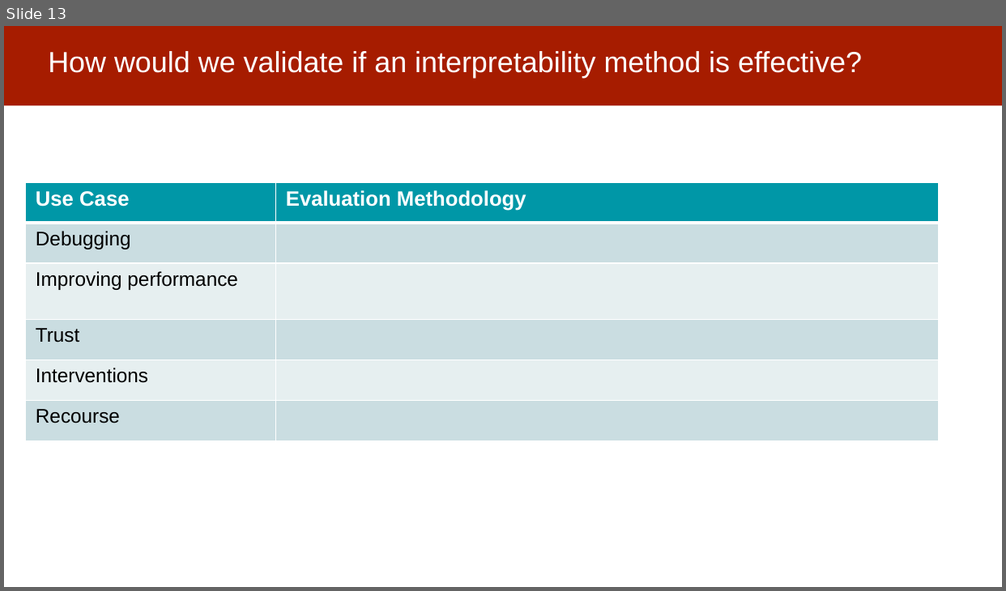
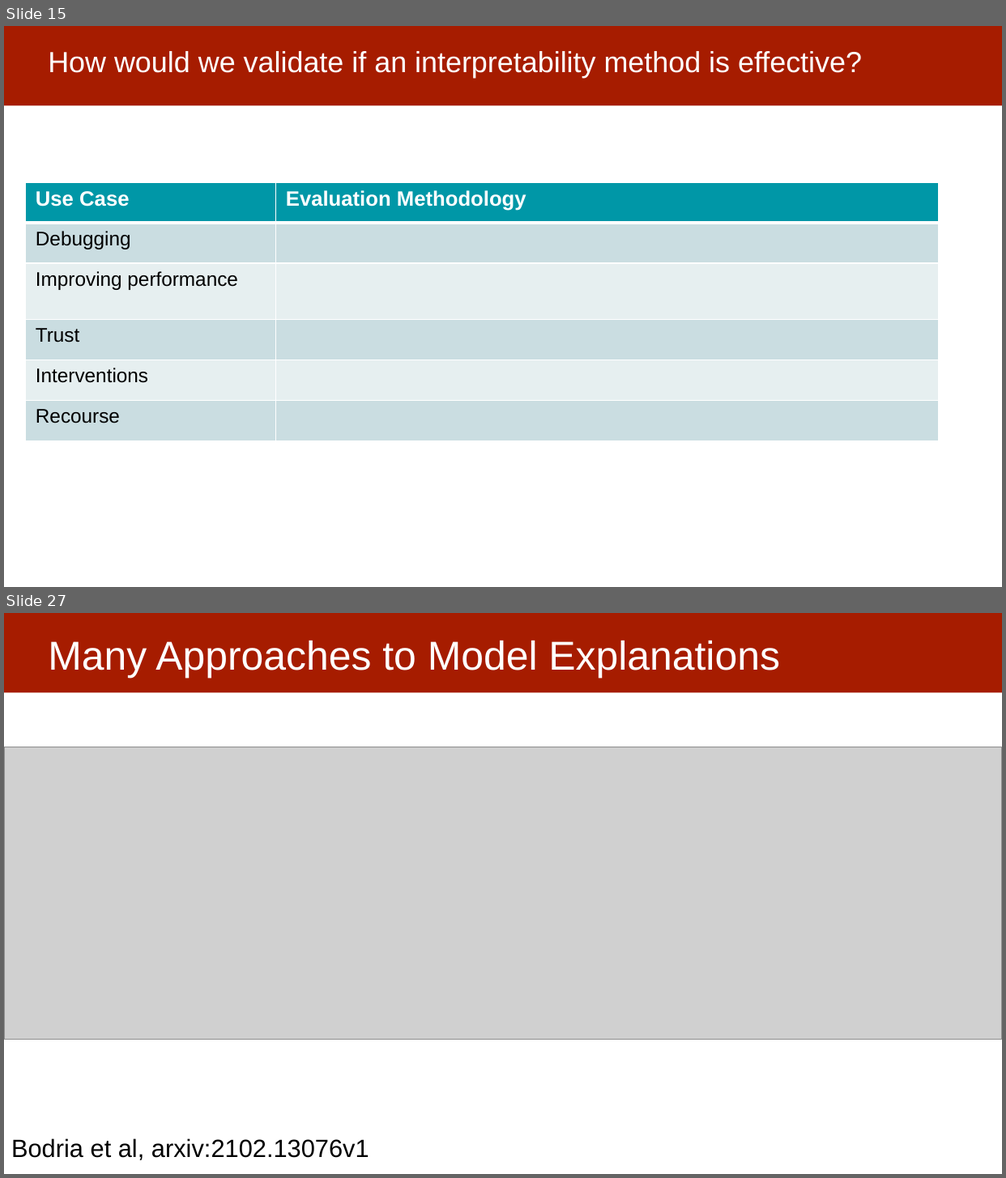
Before and after one commit to dssg/MLinPractice, a slide deck: Lectures/Lecture13-InterpretabilityOverview.pptx. Shown one above the other, each under a label of ours: slide 13 before the commit, slides 15 and 27 after it; the slides between them are not shown. The pictures are 1006x591 and 1006x1178 pixels, drawn with LibreOffice and Linux fonts; fonts in the diff are those of the drawing; grey boxes stand for pictures. Boxes give left, top, right and bottom in pixels: in the first picture for what was removed or moved away, otherwise in the second. Text is boxed around its words. In the diff, an @@ line names an element or a change of style, - is before the commit and + after.

```diff
--- a/Lectures/Lecture13-InterpretabilityOverview.pptx
+++ b/Lectures/Lecture13-InterpretabilityOverview.pptx
@@ slide 27 added at (4, 613, 1002, 1174), background #FFFFFF; not listed: 1 template element that a slide beside it also shows @@
@@ title added at (48, 640, 780, 679), 38.9 pt, text #FFFFFF @@
+Many Approaches to Model Explanations
@@ picture added at (4, 747, 1002, 1041) @@
@@ text added at (11, 1139, 369, 1161), 24 pt, text #000000 @@
+Bodria et al, arxiv:2102.13076v1
@@ what was slide 13 is now slide 15 @@
```
Also in this commit, not shown: 3 slides changed, 14 other slides added.
